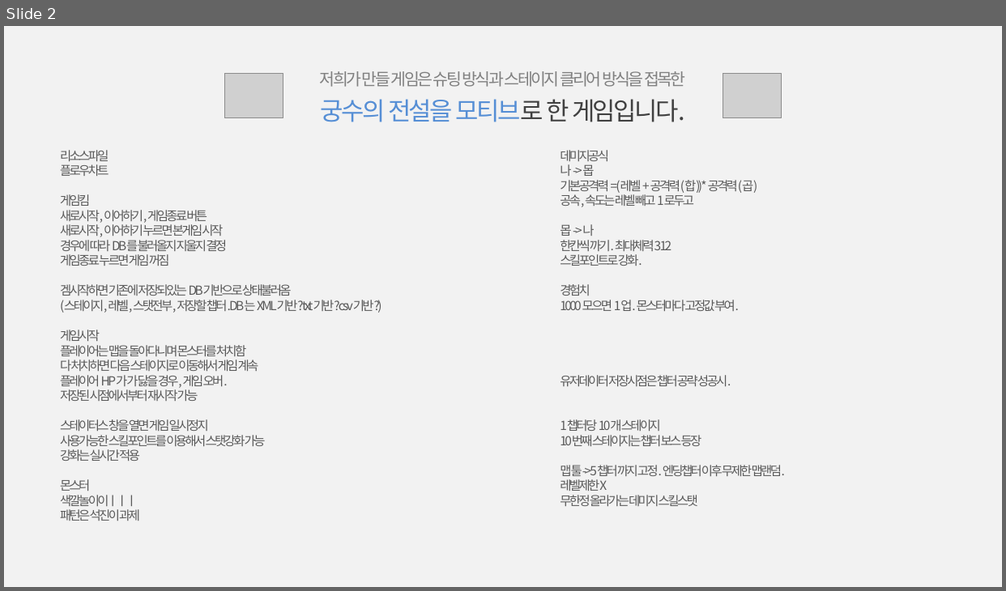
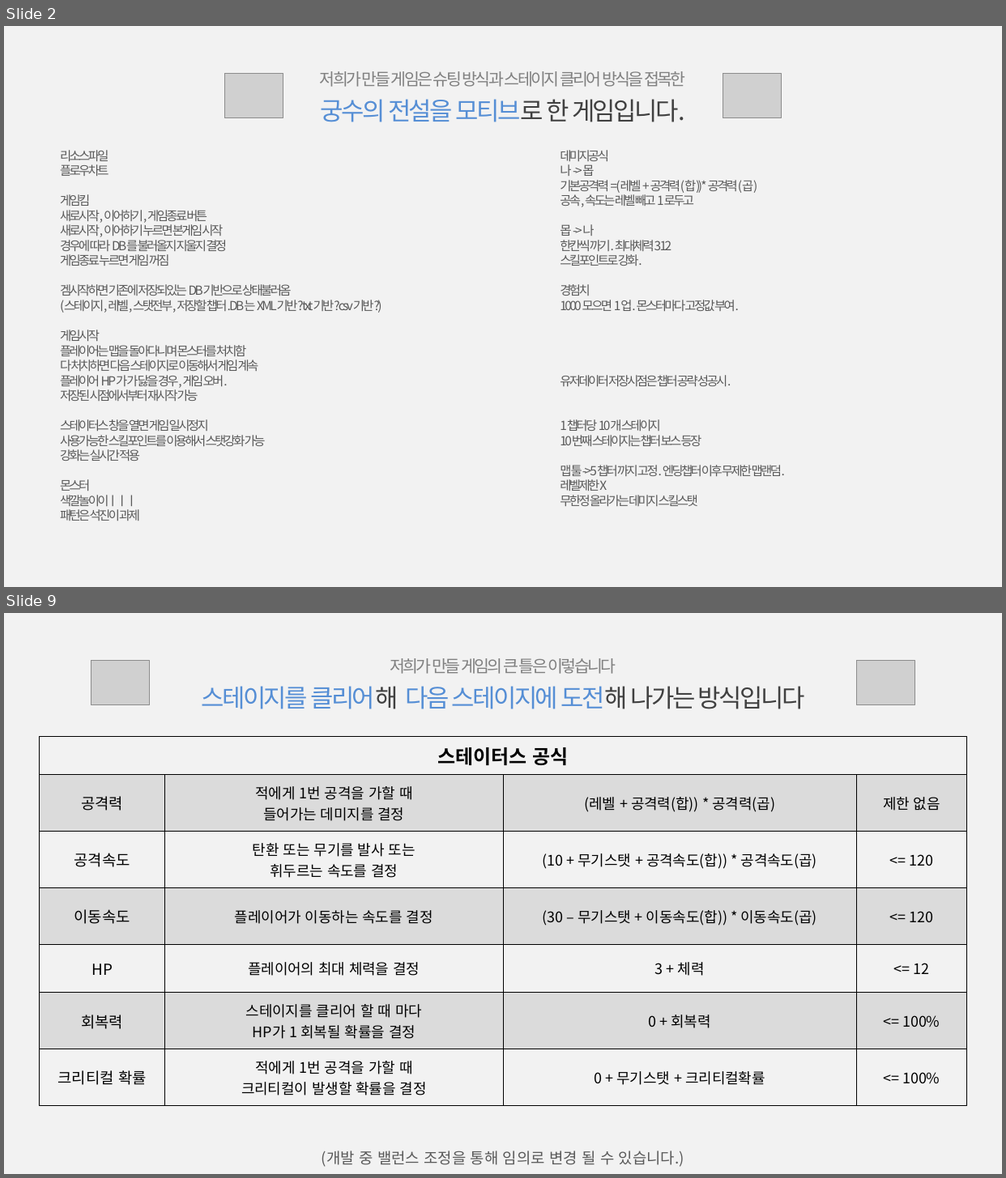
Before and after one commit to Hanel99/inha_1stproject, a slide deck: 기타/1차중간프로젝트_세부기획_白팀_강석진윤준혁.pptx. Shown one above the other, each under a label of ours: slide 2 before the commit, slides 2 and 9 after it; the slides between them are not shown. The pictures are 1006x591 and 1006x1178 pixels, drawn with LibreOffice and Linux fonts; fonts in the diff are those of the drawing; grey boxes stand for pictures. Boxes give left, top, right and bottom in pixels: in the first picture for what was removed or moved away, otherwise in the second. Text is boxed around its words. In the diff, an @@ line names an element or a change of style, - is before the commit and + after.

```diff
--- a/기타/1차중간프로젝트_세부기획_白팀_강석진윤준혁.pptx
+++ b/기타/1차중간프로젝트_세부기획_白팀_강석진윤준혁.pptx
@@ slide 9 added at box(4, 613, 1002, 1174), background #F2F2F2 @@
@@ picture added at box(91, 661, 149, 706) @@
@@ text added at box(202, 658, 804, 709), 18 pt, text #558ED5 @@
+저희가 만들 게임의 큰 틀은 이렇습니다
+스테이지를 클리어해 다음 스테이지에 도전해 나가는 방식입니다
@@ picture added at box(856, 661, 914, 706) @@
@@ table added at box(39, 737, 966, 1106), 7 rows, 4 columns @@
+스테이터스 공식 |  |  | 
+공격력 | 적에게 1번 공격을 가할 때 / 들어가는 데미지를 결정 | (레벨 + 공격력(합)) * 공격력(곱) | 제한 없음
+공격속도 | 탄환 또는 무기를 발사 또는 / 휘두르는 속도를 결정 | (10 + 무기스탯 + 공격속도(합)) * 공격속도(곱) | <= 120
+이동속도 | 플레이어가 이동하는 속도를 결정 | (30 – 무기스탯 + 이동속도(합)) * 이동속도(곱) | <= 120
+HP | 플레이어의 최대 체력을 결정 | 3 + 체력 | <= 12
+회복력 | 스테이지를 클리어 할 때 마다 / HP가 1 회복될 확률을 결정 | 0 + 회복력 | <= 100%
+크리티컬 확률 | 적에게 1번 공격을 가할 때 / 크리티컬이 발생할 확률을 결정 | 0 + 무기스탯 + 크리티컬확률 | <= 100%
@@ text added at box(322, 1151, 684, 1167), 11 pt, text #595959 @@
+(개발 중 밸런스 조정을 통해 임의로 변경 될 수 있습니다.)
```
Also in this commit, not shown: 2 slides changed, 11 other slides added, 1 slide removed, 1 other file.
